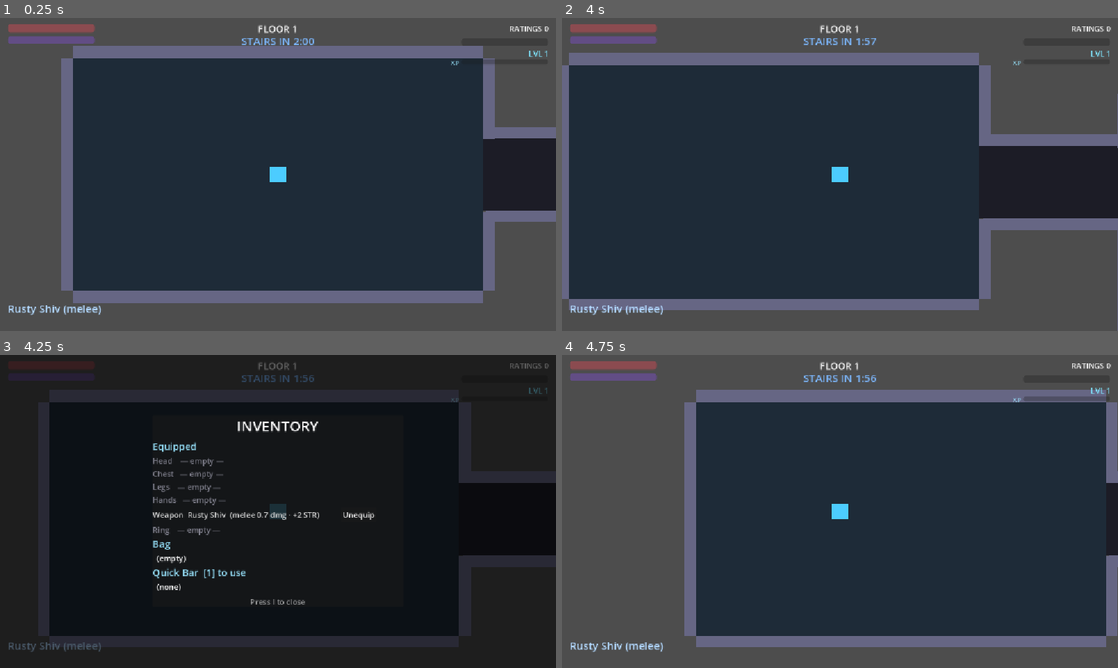
Above: before the commit, frames 1-4 (two rows, left to right).
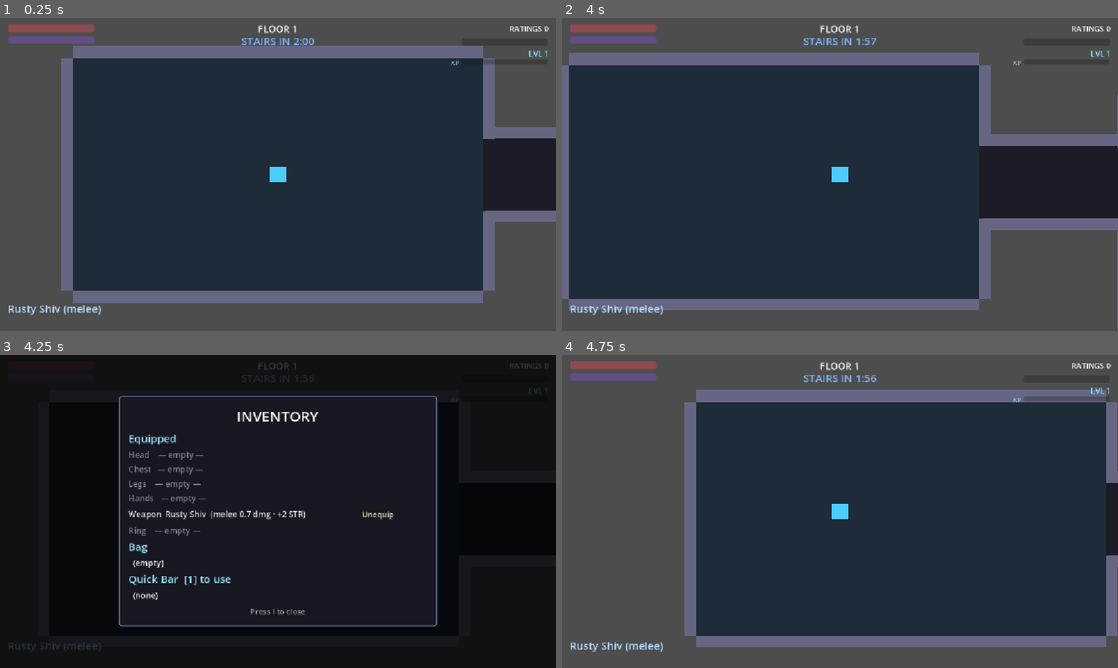
Above: after the commit, the same moments.

Repository: nderman/dungeon-grinder-cal
Game: Godot game, scene res://Floor.tscn
The game is run twice, just before and just after one commit, with the same random seed, the same clock (stepped at 60 frames per second) and the same inputs.
Inputs (mouse positions are in pixels of both pictures, inside the frame that each line leads up to):
- Up to frame 1 (0.25 s): no input
- Up to frame 2 (4 s): tap Enter (ui_accept) at 0.5, 0.77, 1.52, 2.75, 3.02, 3.77 s; move the mouse to (962, 158) at 0.52 s; hold D (move_right) 0.53-1.28 s; tap Down (aim_down) at 0.6 s; move the mouse to (728, 190) at 1.27 s; hold S (move_down) 1.28-2.03 s; tap Left (aim_left) at 1.35 s; move the mouse to (895, 105) at 2.02 s; hold D (move_right) 2.03-2.78 s; tap Right (aim_right) at 2.1 s; move the mouse to (812, 237) at 2.77 s; hold W (move_up) 2.78-3.53 s; tap Up (aim_up) at 2.85 s; move the mouse to (1006, 221) at 3.52 s; hold A (move_left) from 3.53 s (still down); hold Space (dash) from 3.53 s (still down)
- Up to frame 3 (4.25 s): keep holding A (move_left); keep holding Space (dash); tap I (inventory) at 4.15 s
- Up to frame 4 (4.75 s): keep holding A (move_left); tap I (inventory) at 4.25 s; move the mouse to (673, 464) at 4.27 s; release Space (dash) at 4.28 s; click (673, 464) at 4.35 s; tap Enter (ui_accept) at 4.52 s

Frames 1-2 are identical in both runs. In frame 3, 5.4% of the frame differs, in the area x 1-99%, y 2-95%; in frame 4, nothing differs.

Commit message:
Make modal panels readable: solid bg, bigger fonts, more room
- ModalPanel: solid dark padded+bordered background (StyleBoxFlat) + darker dim, so
  text reads cleanly over the game instead of competing with the HUD. Improves the
  LevelUp panel too (shared frame).
- Inventory: wider (520→660), row font 17, header 22, more row spacing, wider label
  columns — was cramped default-size text.

Co-Authored-By: Claude Opus 4.7 (1M context) <noreply@anthropic.com>

Diff:
--- a/game-client/ui/InventoryPanel.gd
+++ b/game-client/ui/InventoryPanel.gd
@@ -7,10 +7,13 @@
 
 var _list: VBoxContainer
 
+const ROW_FONT := 17
+
 func _ready() -> void:
-	var box := _build_frame(520.0, 11)
+	var box := _build_frame(660.0, 11)
 	add_title(box, "INVENTORY")
 	_list = VBoxContainer.new()
+	_list.add_theme_constant_override("separation", 6)
 	box.add_child(_list)
 	add_hint(box, "Press I to close")
 	GameManager.items_changed.connect(func(): if visible: _refresh())
@@ -48,7 +51,8 @@
 	var lbl := Label.new()
 	lbl.text = "%-7s %s" % [slot, text]
 	lbl.modulate = color
-	lbl.custom_minimum_size.x = 380
+	lbl.add_theme_font_size_override("font_size", ROW_FONT)
+	lbl.custom_minimum_size.x = 470
 	row.add_child(lbl)
 	if btn != "":
 		var b := Button.new()
@@ -64,7 +68,8 @@
 	var lbl := Label.new()
 	lbl.text = "%s %s (%s) → %s" % [LootData.rarity_name(int(inst.get("rarity", 0))), LootData.instance_name(inst), LootData.instance_desc(inst), inst.get("slot", "")]
 	lbl.modulate = LootData.rarity_color(int(inst.get("rarity", 0)))
-	lbl.custom_minimum_size.x = 360
+	lbl.add_theme_font_size_override("font_size", ROW_FONT)
+	lbl.custom_minimum_size.x = 470
 	row.add_child(lbl)
 	var eq := Button.new()
 	eq.text = "Equip"
@@ -88,11 +93,12 @@
 func _header(t: String) -> void:
 	var l := Label.new()
 	l.text = t
-	l.add_theme_font_size_override("font_size", 20)
+	l.add_theme_font_size_override("font_size", 22)
 	l.modulate = Color(0.6, 0.9, 1.0)
 	_list.add_child(l)
 
 func _line(t: String) -> void:
 	var l := Label.new()
 	l.text = t
+	l.add_theme_font_size_override("font_size", ROW_FONT)
 	_list.add_child(l)
--- a/game-client/ui/ModalPanel.gd
+++ b/game-client/ui/ModalPanel.gd
@@ -19,7 +19,7 @@
 	visible = false
 	layer = layer_index
 	var dim := ColorRect.new()
-	dim.color = Color(0, 0, 0, 0.6)
+	dim.color = Color(0, 0, 0, 0.78)   # darken the game behind for contrast
 	dim.set_anchors_preset(Control.PRESET_FULL_RECT)
 	dim.mouse_filter = Control.MOUSE_FILTER_STOP   # swallow clicks behind the panel
 	add_child(dim)
@@ -30,10 +30,18 @@
 
 	var panel := PanelContainer.new()
 	panel.custom_minimum_size = Vector2(panel_width, 0)
+	# Solid, padded, bordered background so the text reads cleanly over the game.
+	var sb := StyleBoxFlat.new()
+	sb.bg_color = Color(0.09, 0.09, 0.13, 0.99)
+	sb.set_content_margin_all(20)
+	sb.set_border_width_all(2)
+	sb.border_color = Color(0.4, 0.45, 0.62)
+	sb.set_corner_radius_all(6)
+	panel.add_theme_stylebox_override("panel", sb)
 	center.add_child(panel)
 
 	var box := VBoxContainer.new()
-	box.add_theme_constant_override("separation", 8)
+	box.add_theme_constant_override("separation", 10)
 	panel.add_child(box)
 	return box
 
